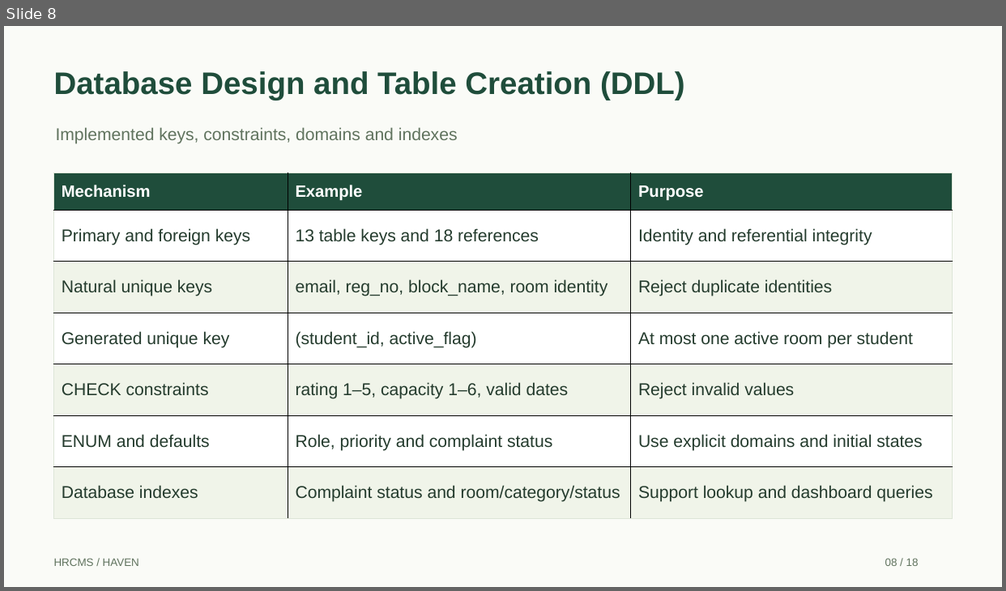
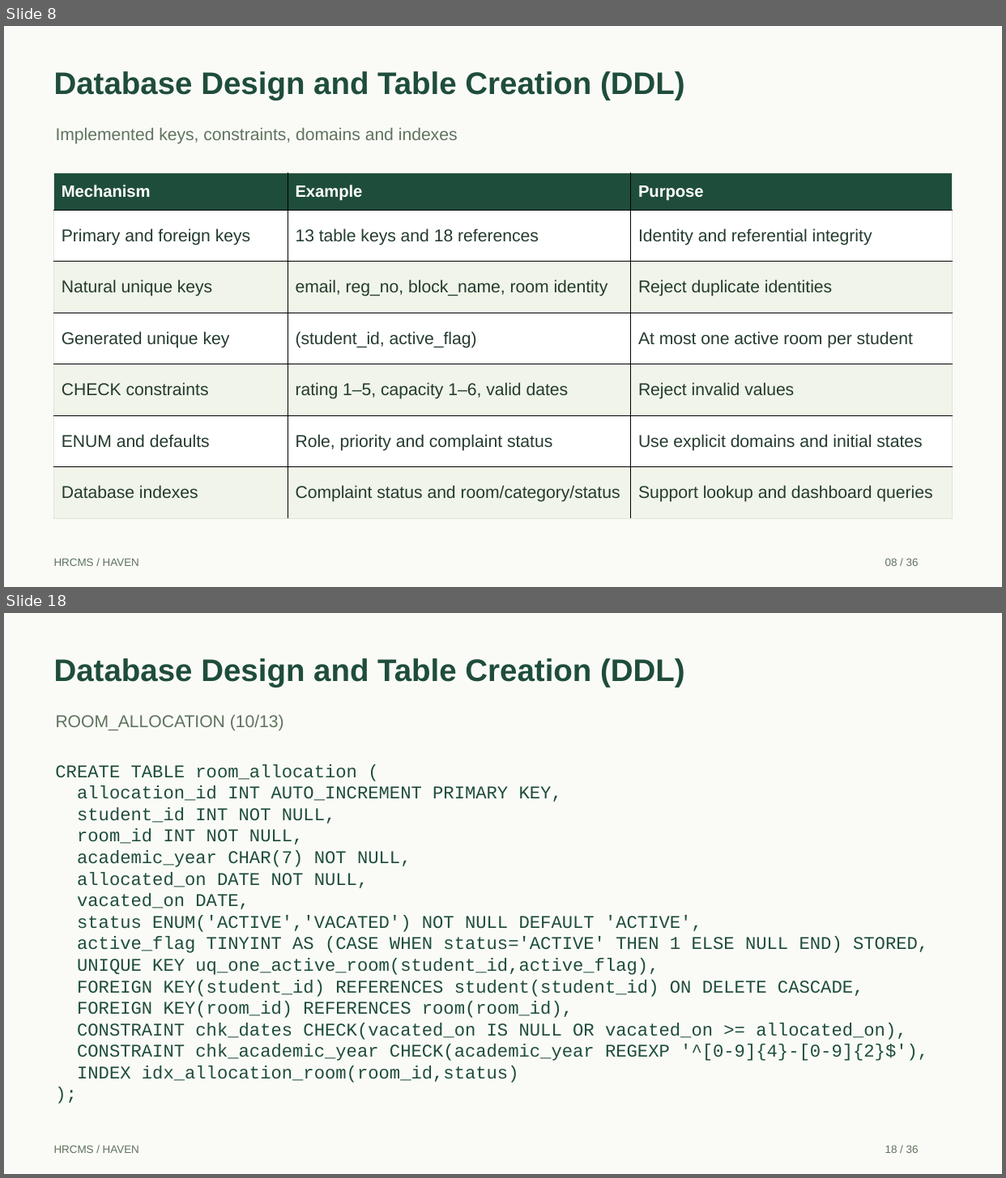
Before and after one commit to S-Nishaanth/hrcms, a slide deck: output/presentation/HRCMS_Review_Presentation.pptx. Shown one above the other, each under a label of ours: slide 8 before the commit, slides 8 and 18 after it; the slides between them are not shown. The pictures are 1006x591 and 1006x1178 pixels, drawn with LibreOffice and Linux fonts; fonts in the diff are those of the drawing. Boxes give left, top, right and bottom in pixels: in the first picture for what was removed or moved away, otherwise in the second. Text is boxed around its words. In the diff, an @@ line names an element or a change of style, - is before the commit and + after.

Commit message:
Expand review DDL to all tables and add linked sample DML

```diff
--- a/output/presentation/HRCMS_Review_Presentation.pptx
+++ b/output/presentation/HRCMS_Review_Presentation.pptx
@@ slide 18 added at (4,613,1002,1174), background #FAFBF7 @@
@@ text added at (54,658,685,688), 30 pt, text #1F4D3B, bold @@
+Database Design and Table Creation (DDL)
@@ text added at (56,714,284,731), 16.5 pt, text #60735E @@
+ROOM_ALLOCATION (10/13)
@@ text added at (55,764,928,1083), 17.2 pt, text #1F4D3B @@
+CREATE TABLE room_allocation (
+allocation_id INT AUTO_INCREMENT PRIMARY KEY,
+student_id INT NOT NULL,
+room_id INT NOT NULL,
+academic_year CHAR(7) NOT NULL,
+allocated_on DATE NOT NULL,
+vacated_on DATE,
+status ENUM('ACTIVE','VACATED') NOT NULL DEFAULT 'ACTIVE',
+active_flag TINYINT AS (CASE WHEN status='ACTIVE' THEN 1 ELSE NULL END) STORED,
+UNIQUE KEY uq_one_active_room(student_id,active_flag),
+FOREIGN KEY(student_id) REFERENCES student(student_id) ON DELETE CASCADE,
+FOREIGN KEY(room_id) REFERENCES room(room_id),
+CONSTRAINT chk_dates CHECK(vacated_on IS NULL OR vacated_on >= allocated_on),
+CONSTRAINT chk_academic_year CHECK(academic_year REGEXP '^[0-9]{4}-[0-9]{2}$'),
+INDEX idx_allocation_room(room_id,status)
+);
@@ text added at (54,1145,139,1153), 10.5 pt, text #60735E @@
+HRCMS / HAVEN
@@ text added at (885,1145,918,1153), 10.5 pt, text #60735E @@
+18 / 36
@@ slide 8 changed as well @@
@@ text at (885,558,918,566): text changed @@
-08 / 18
+08 / 36
```
Also in this commit, not shown: 16 other slides changed, 18 other slides added, 1 slide removed, 6 other files.
